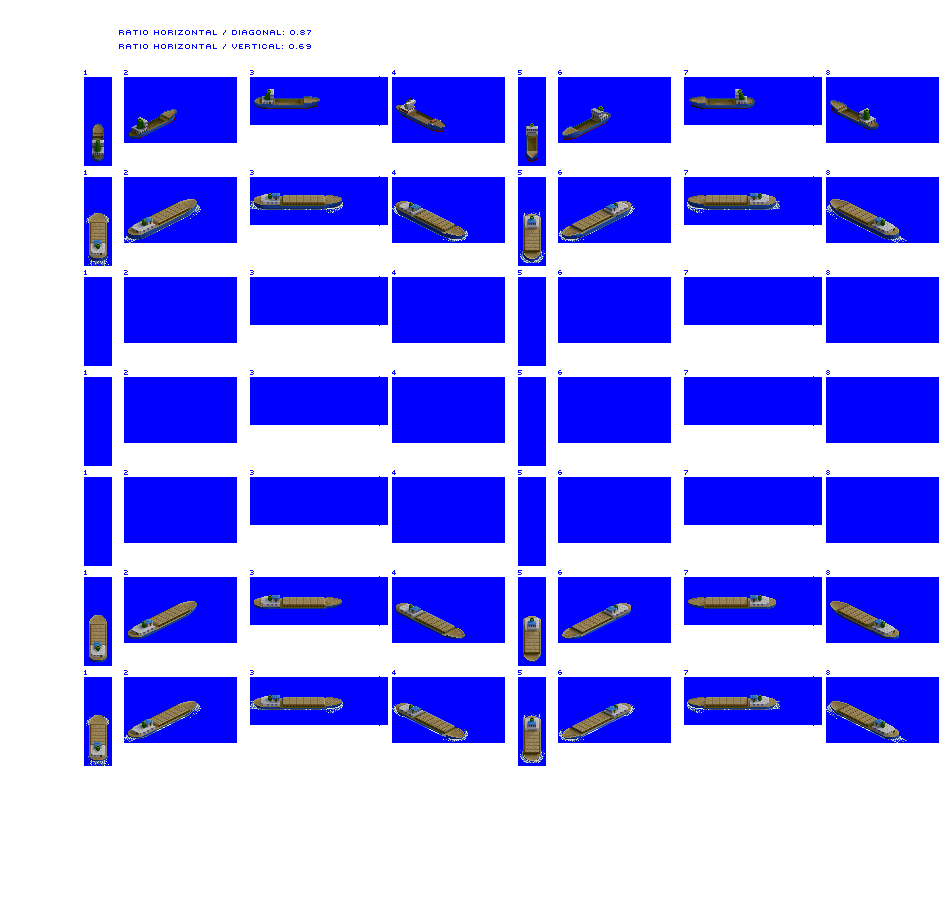
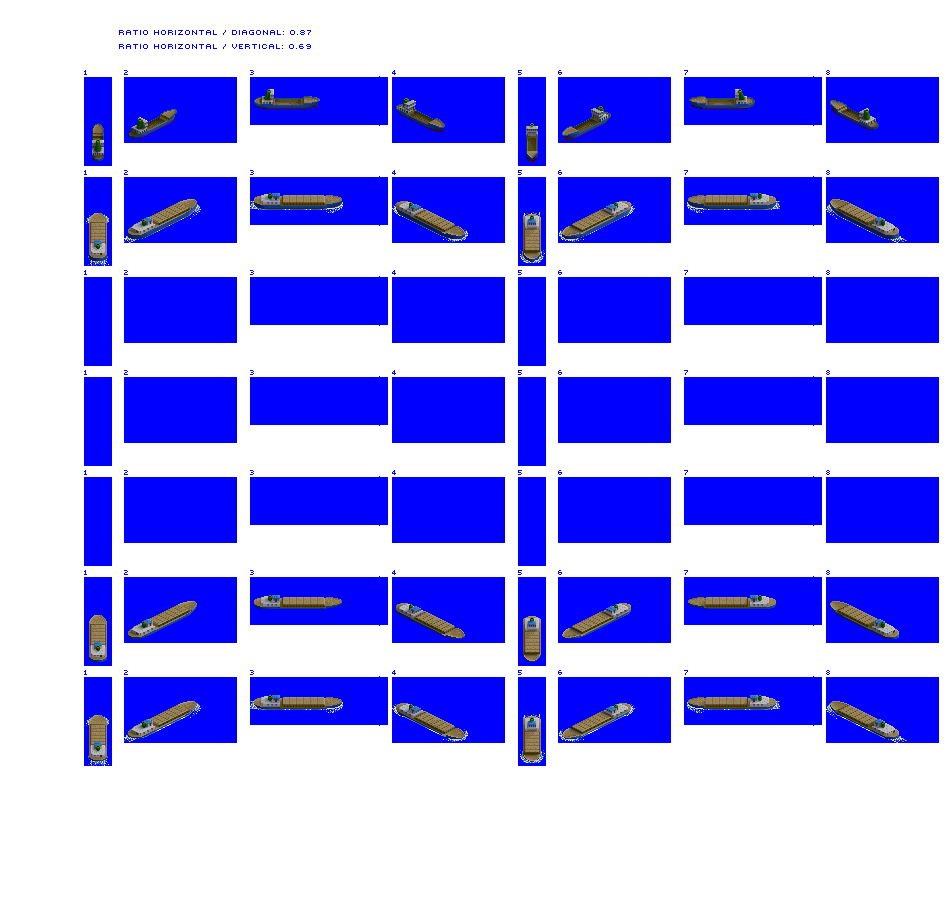
Layers edited between the first and the second w=950, h=900 image:
painted on "Trader unloaded" over [396,98,445,132]
